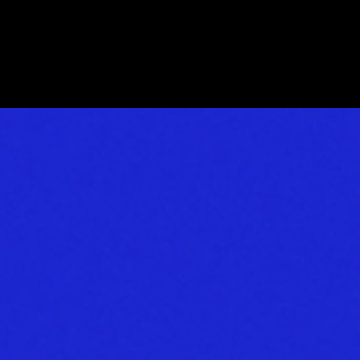
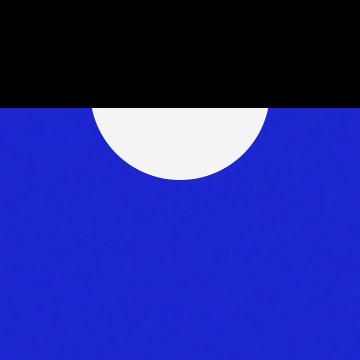
Layers edited between the first and the second (360, 360) image:
added layer "Ellipse 1" above "Layer 1" over 91, 108, 269, 180
